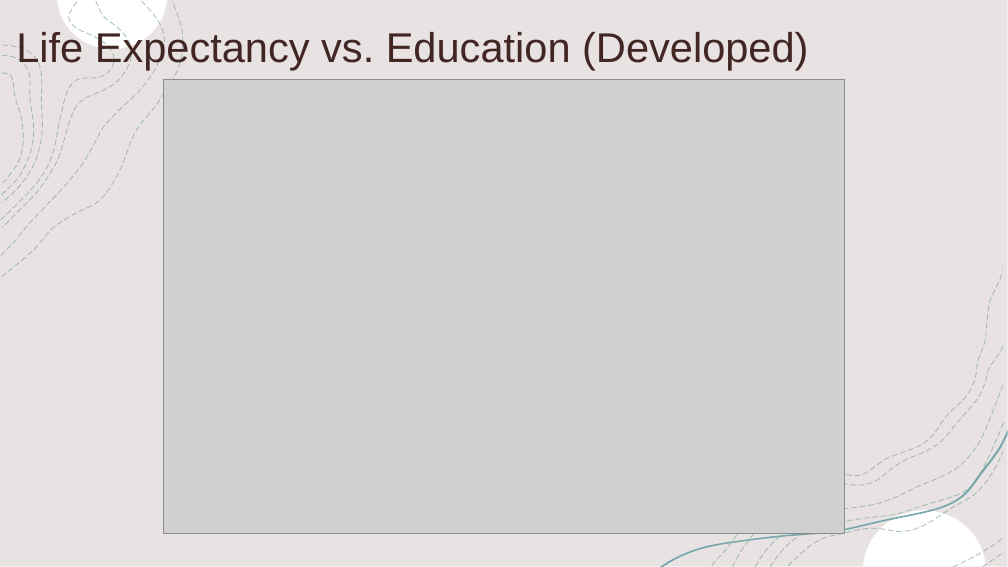
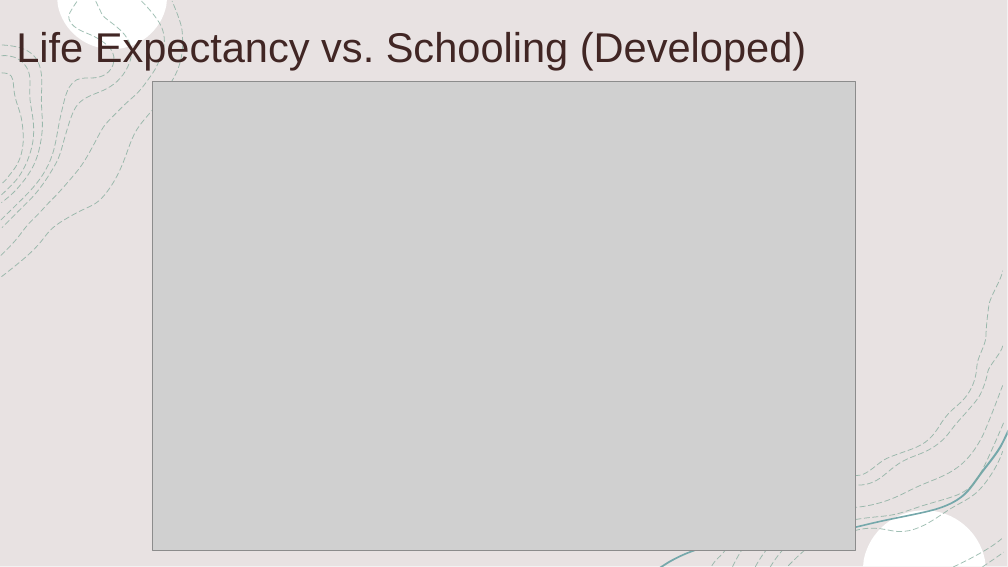
Before and after one commit to jaryan77/TeamTitans_Project_1, a slide deck: slide 9 of Life Expectancy Presentation.pptx (slide 7 before the commit). Drawn at 1008x567 pixels with LibreOffice and Linux fonts; fonts in the diff are those of the drawing; grey boxes stand for pictures. Boxes give left, top, right and bottom in pixels: in the first picture for what was removed or moved away, otherwise in the second. Text is boxed around its words. In the diff, an @@ line names an element or a change of style, - is before the commit and + after.

```diff
--- a/Life Expectancy Presentation.pptx
+++ b/Life Expectancy Presentation.pptx
@@ title at [16, 29, 806, 70]: text changed @@
-Life Expectancy vs. Education (Developed)
+Life Expectancy vs. Schooling (Developed)
@@ picture: place and size @@
-picture at [164, 79, 845, 533]
+picture at [152, 81, 856, 551]
```
Also in this commit, not shown: 4 other slides changed, 4 slides added, 4 slides removed, 14 other files.
